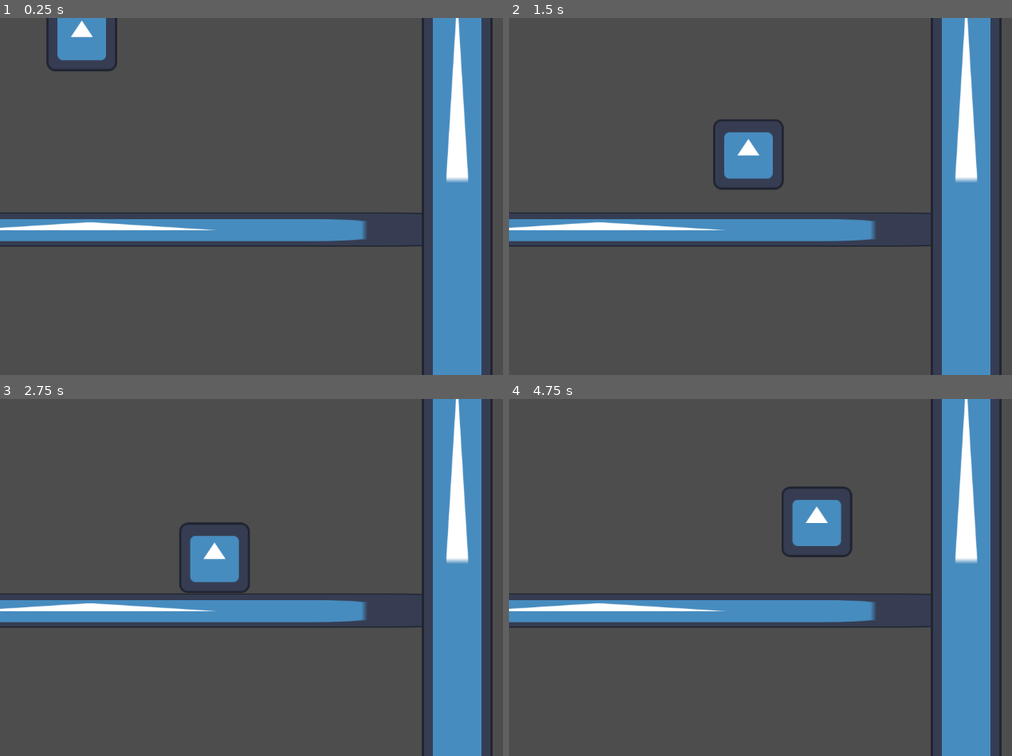
Above: before the commit, frames 1-4 (two rows, left to right).
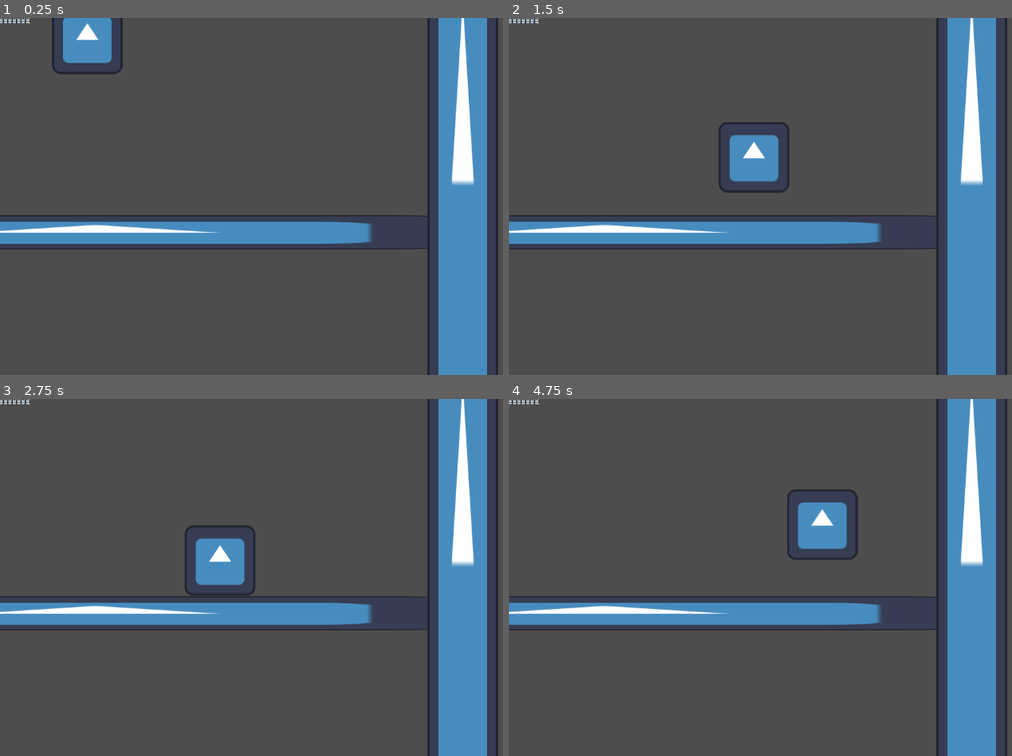
Above: after the commit, the same moments.

Repository: inadequacy/Jump---Run-World-End
Game: Godot game, scene res://MainScene.tscn
Same seed, same stepped clock (60 frames per second), same inputs: the game is played once before the commit and once after it. The engine's default icon, where the game draws it, is replaced by a stand-in: a white triangle on a blue panel in a dark square.
Inputs:
- Up to frame 1 (0.25 s): no input
- Up to frame 2 (1.5 s): hold Right (Right) from 0.53 s (still down); tap W (Jump) at 0.77 s
- Up to frame 3 (2.75 s): tap W (Jump) at 1.52 s; release Right (Right) at 2.03 s; hold A (Left) from 2.03 s (still down)
- Up to frame 4 (4.75 s): release A (Left) at 2.78 s; hold Right (Right) 2.78-4.28 s; tap W (Jump) at 3.02, 3.77, 4.52 s; tap Enter at 4.25 s; hold A (Left) from 4.28 s (still down)

The runs differ from the first frame. In frame 1, 9.3% of the frame differs, in the area x 0-100%, y 0-100%; in frame 2, 9.6%; in frame 3, 9.4%; in frame 4, 9.6%.

Commit message:
Moving plat

Diff:
--- a/MainScene.tscn
+++ b/MainScene.tscn
@@ -1,12 +1,51 @@
-[gd_scene load_steps=4 format=3 uid="uid://mpgpv5hfatnb"]
+[gd_scene load_steps=8 format=3 uid="uid://mpgpv5hfatnb"]
 
-[ext_resource type="PackedScene" uid="uid://c04nnsbbqaf0m" path="res://player_character.tscn" id="1_r5xdh"]
+[ext_resource type="PackedScene" path="res://player_character.tscn" id="1_r5xdh"]
 [ext_resource type="Texture2D" uid="uid://ciuanqtjhvsx3" path="res://icon.svg" id="2_f7xs3"]
+[ext_resource type="PackedScene" uid="uid://7kistu4s4qu7" path="res://Platform.tscn" id="3_0yrl8"]
 
 [sub_resource type="RectangleShape2D" id="RectangleShape2D_mr1xr"]
 size = Vector2(127.216, 20)
 
+[sub_resource type="Animation" id="Animation_2l6i3"]
+resource_name = "Crumble"
+loop_mode = 2
+tracks/0/type = "value"
+tracks/0/imported = false
+tracks/0/enabled = true
+tracks/0/path = NodePath(".:position")
+tracks/0/interp = 1
+tracks/0/loop_wrap = true
+tracks/0/keys = {
+"times": PackedFloat32Array(0, 1),
+"transitions": PackedFloat32Array(1, 1),
+"update": 0,
+"values": [Vector2(0, 0), Vector2(-164, 0)]
+}
+
+[sub_resource type="Animation" id="Animation_33u4y"]
+length = 0.001
+tracks/0/type = "value"
+tracks/0/imported = false
+tracks/0/enabled = true
+tracks/0/path = NodePath(".:position")
+tracks/0/interp = 1
+tracks/0/loop_wrap = true
+tracks/0/keys = {
+"times": PackedFloat32Array(0),
+"transitions": PackedFloat32Array(1),
+"update": 0,
+"values": [Vector2(0, 0)]
+}
+
+[sub_resource type="AnimationLibrary" id="AnimationLibrary_3emkb"]
+_data = {
+"Crumble": SubResource("Animation_2l6i3"),
+"RESET": SubResource("Animation_33u4y")
+}
+
 [node name="Node2D" type="Node2D"]
+position = Vector2(10, 5)
 
 [node name="Sprite2D" type="Sprite2D" parent="."]
 
@@ -40,3 +79,10 @@
 
 [node name="PlayerCharacter" parent="." instance=ExtResource("1_r5xdh")]
 position = Vector2(148, 0)
+
+[node name="Platform" parent="." instance=ExtResource("3_0yrl8")]
+
+[node name="AnimationPlayer" type="AnimationPlayer" parent="Platform"]
+libraries = {
+"": SubResource("AnimationLibrary_3emkb")
+}
--- a/Platform.tscn
+++ b/Platform.tscn
@@ -5,7 +5,7 @@
 [sub_resource type="RectangleShape2D" id="RectangleShape2D_s4ygn"]
 size = Vector2(88, 11)
 
-[node name="AnimatableBody2D" type="AnimatableBody2D"]
+[node name="Platform" type="AnimatableBody2D"]
 
 [node name="Sprite2D" type="Sprite2D" parent="."]
 texture = ExtResource("1_v1fou")
